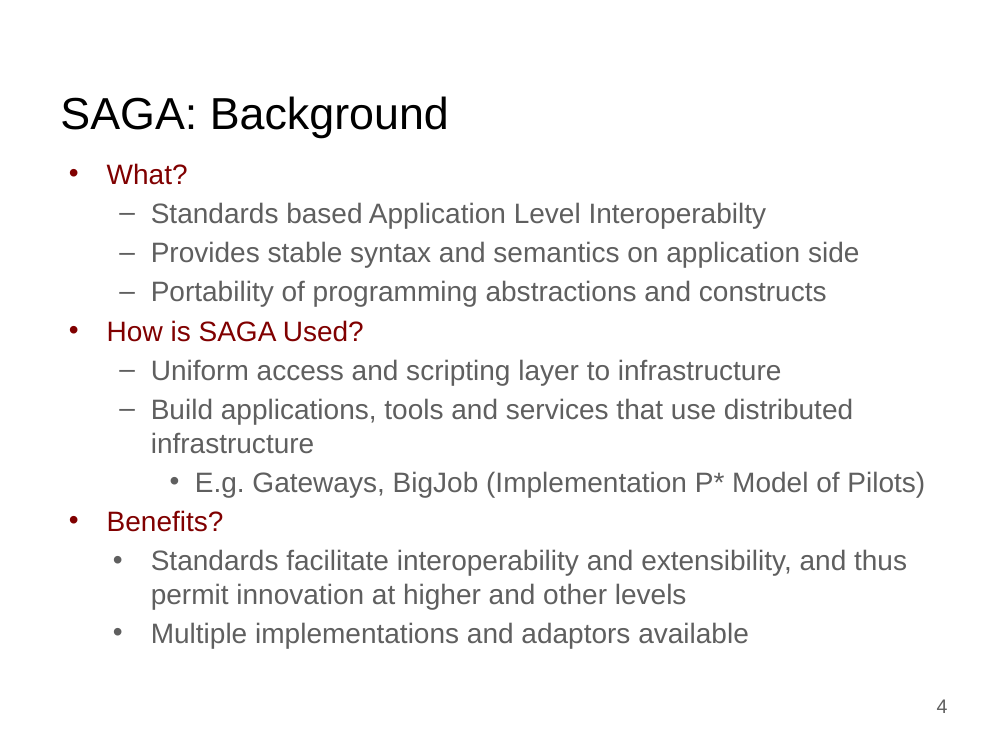
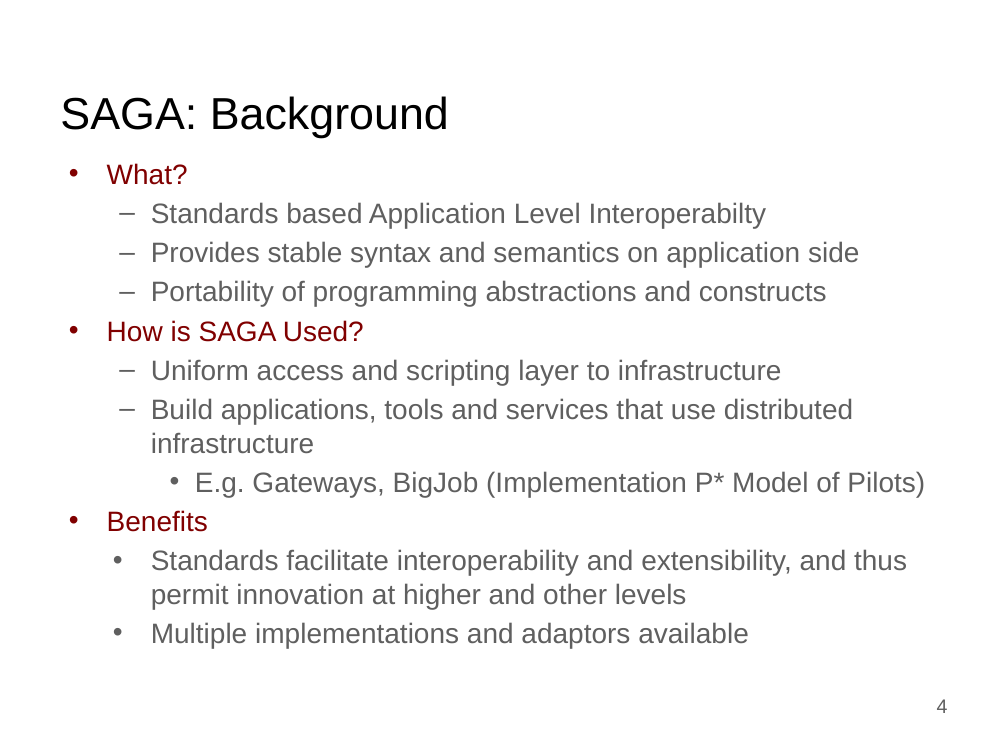
Before and after one commit to saga-project/presentations, a slide deck: slide 4 of radical-media.v0.1.pptx. Drawn at 1008x756 pixels with LibreOffice and Linux fonts; fonts in the diff are those of the drawing; background and template pictures are left out. Boxes give left, top, right and bottom in pixels: in the first picture for what was removed or moved away, otherwise in the second. Text is boxed around its words. In the diff, an @@ line names an element or a change of style, - is before the commit and + after.

```diff
--- a/radical-media.v0.1.pptx
+++ b/radical-media.v0.1.pptx
@@ text at (107,510,208,532): text changed @@
-  • Benefits?
+  • Benefits
```
Also in this commit, not shown: 2 other slides changed.
